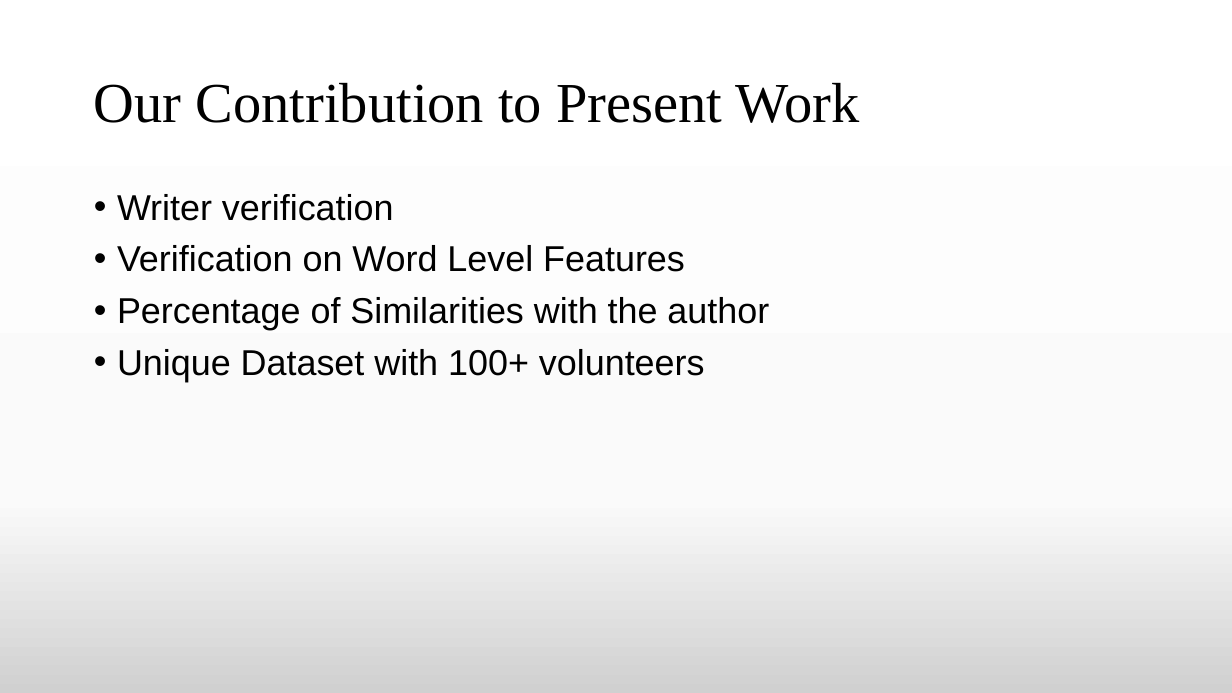
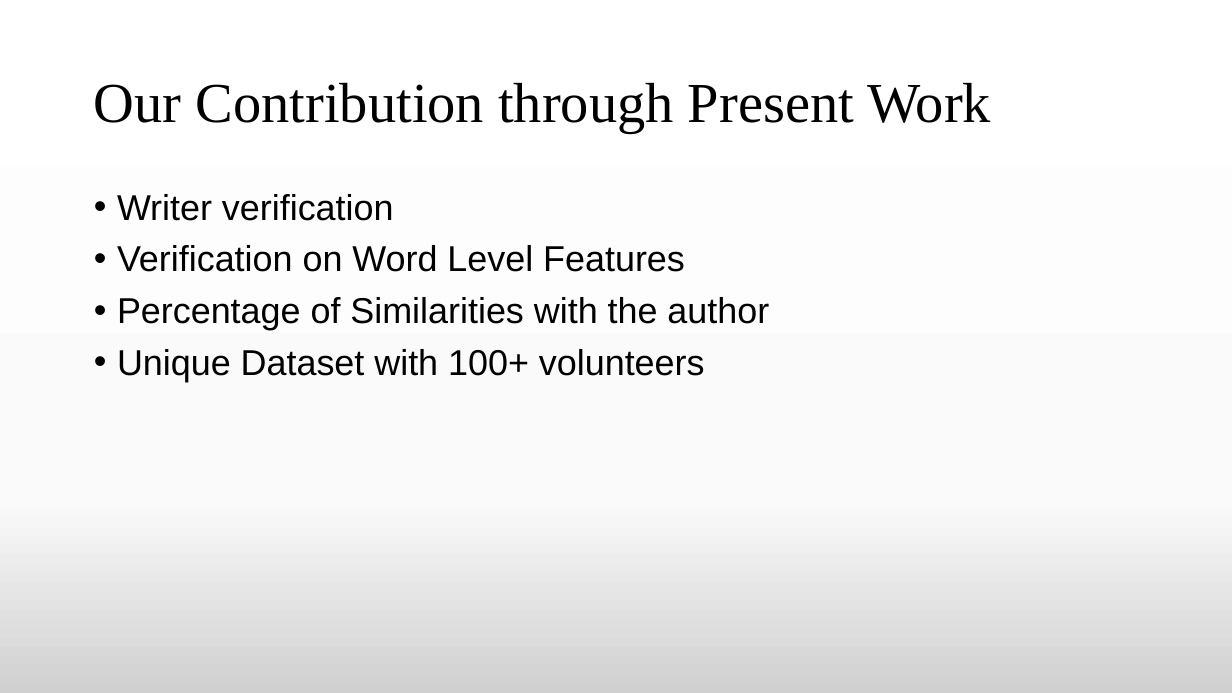
Before and after one commit to TheAnonymousMan/local-language-recognition-gcelt-class-2021, a slide deck: slide 9 of Documentation/4th Year Project Presentation.pptx (slide 10 before the commit). Drawn at 1232x693 pixels with LibreOffice and Linux fonts; fonts in the diff are those of the drawing. Boxes give left, top, right and bottom in pixels: in the first picture for what was removed or moved away, otherwise in the second. Text is boxed around its words. In the diff, an @@ line names an element or a change of style, - is before the commit and + after.

```diff
--- a/Documentation/4th Year Project Presentation.pptx
+++ b/Documentation/4th Year Project Presentation.pptx
@@ title at <box>94,82,991,133</box>: text changed @@
-Our Contribution to Present Work
+Our Contribution through Present Work
```
Also in this commit, not shown: 4 other slides changed, 9 slides added, 3 other files.
